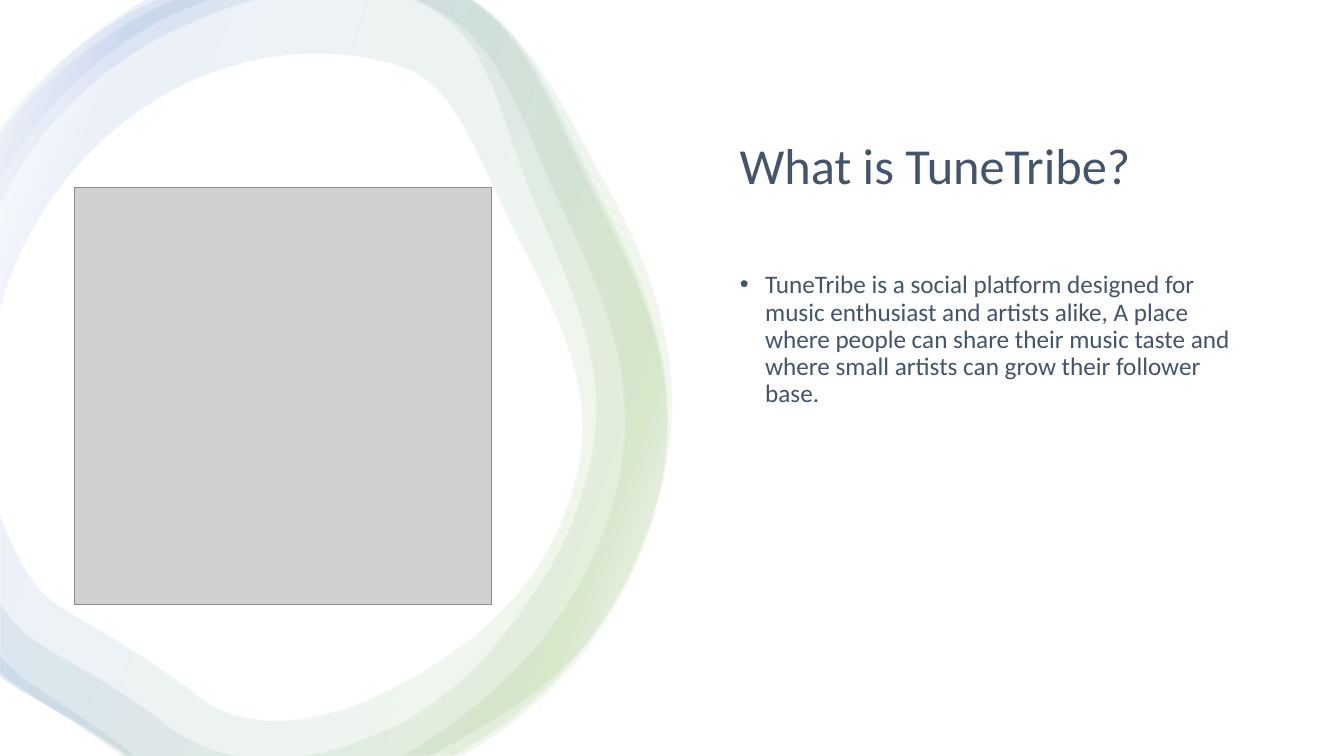
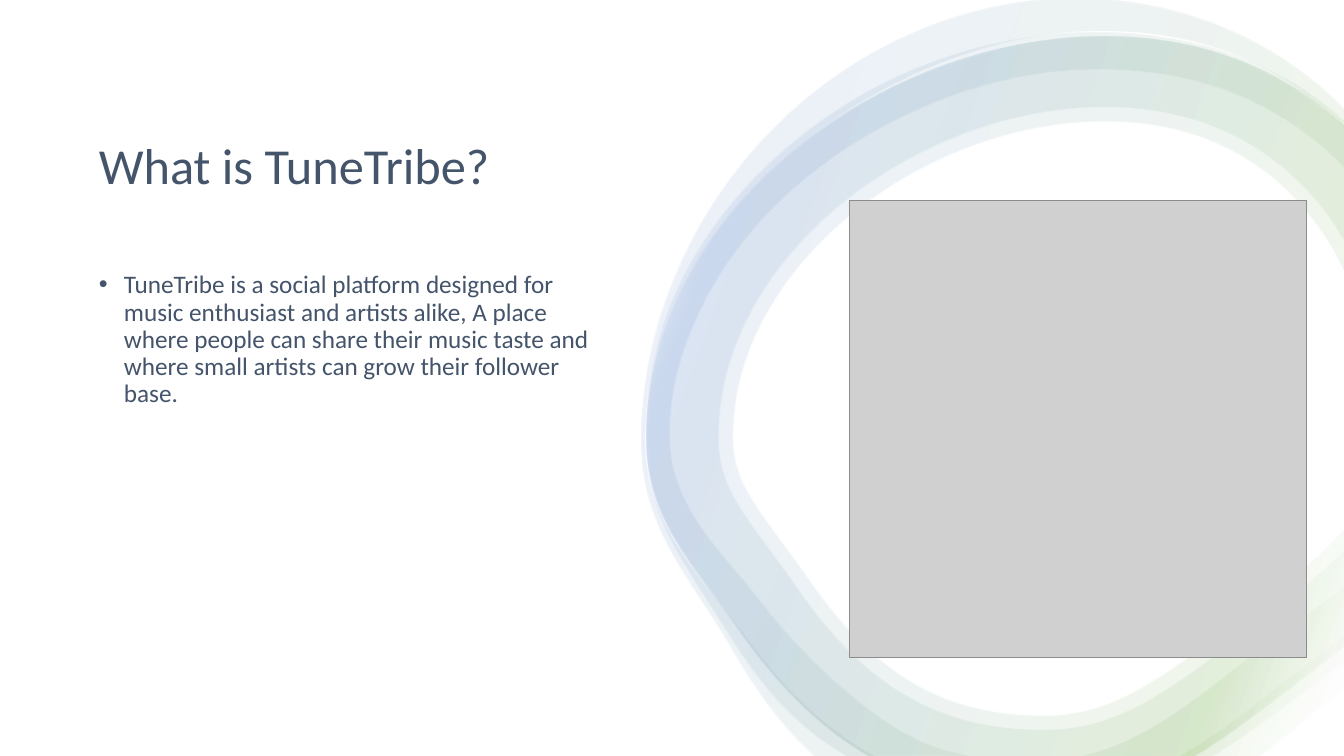
Before and after one commit to etgalang/TuneTribe, a slide deck: slide 2 of TuneTribe.pptx. Drawn at 1344x756 pixels with LibreOffice and Linux fonts; fonts in the diff are those of the drawing; grey boxes stand for pictures. Boxes give left, top, right and bottom in pixels: in the first picture for what was removed or moved away, otherwise in the second. Text is boxed around its words. In the diff, an @@ line names an element or a change of style, - is before the commit and + after.

```diff
--- a/TuneTribe.pptx
+++ b/TuneTribe.pptx
@@ freeform shape: place and size @@
-freeform shape at [0, 0, 671, 756]
+freeform shape at [641, 0, 1344, 756]
@@ freeform shape: place and size @@
-freeform shape at [0, 0, 667, 756]
+freeform shape at [646, 32, 1344, 756]
@@ freeform shape: place and size @@
-freeform shape at [0, 0, 667, 756]
+freeform shape at [647, 37, 1344, 756]
@@ freeform shape added at [647, 37, 1344, 756], fill gradient #FFFFFF to #70AD47 to #4472C4 @@
@@ title "What is TuneTribe?": place and size @@
-title "What is TuneTribe?" at [740, 149, 1130, 185]
+title "What is TuneTribe?" at [99, 149, 490, 185]
@@ picture: place and size @@
-picture at [75, 188, 492, 605]
+picture at [850, 201, 1307, 657]
@@ text "TuneTribe is a social platform ...": place and size @@
-text "TuneTribe is a social platform ..." at [765, 275, 1230, 402]
+text "TuneTribe is a social platform ..." at [124, 275, 589, 402]
```
Also in this commit, not shown: 2 other slides changed, 1 slide added.
